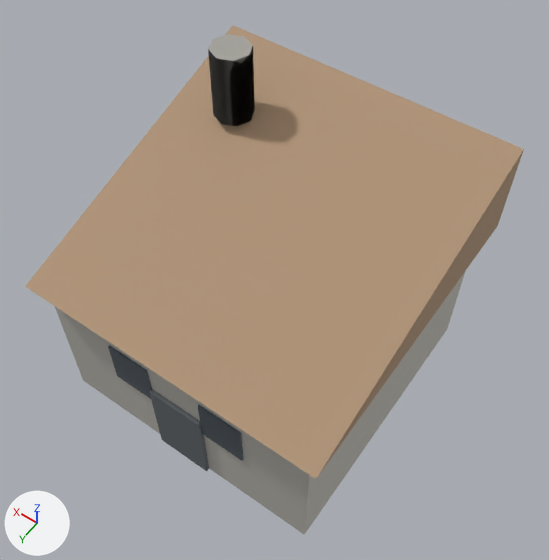
An edit to the glTF model assets/models/civilian_structure.glb, drawn before and after from the same camera.
Rendered twice from a 50 mm camera at (-4.1, 5.6, 10.91) aimed at (-0.18, 0.11, 2.28). The lights are fixed; the arrows at lower left show +X, +Y and +Z. The older version comes first.

Script lines for the objects in view, before the commit:
```python
mat_concrete = principled_material('Concrete')
mat_concrete.base_color = (0.541, 0.522, 0.475)  # light grey #c2bfb7
mat_concrete.roughness = 0.8
mat_concrete_dark = principled_material('Concrete_Dark')
mat_concrete_dark.base_color = (0.369, 0.357, 0.325)  # grey #a4a19a
mat_concrete_dark.roughness = 0.8
mat_dark = principled_material('Dark')
mat_dark.base_color = (0.133, 0.149, 0.161)  # grey #666c70
mat_dark.roughness = 0.85
mat_rust = principled_material('Rust')
mat_rust.base_color = (0.431, 0.29, 0.18)  # beige #af9376
mat_rust.roughness = 0.8
me_body = bpy.data.meshes.new('Body')
me_body.from_pydata(...)  # 76 vertices, 120 faces; spans x -2.4..2.4, y -2.4..2.4, z 0.0..4.85
# faces by material slot: [20, 8, 48, 12, 32]
me_body.materials.append(mat_concrete)  # light grey #c2bfb7
me_body.materials.append(mat_rust)  # beige #af9376
me_body.materials.append(mat_glass)  # greyish blue #4d5861
me_body.materials.append(mat_dark)  # grey #666c70
me_body.materials.append(mat_concrete_dark)  # grey #a4a19a
ob_body = bpy.data.objects.new('Body', me_body)
ob_body.location = (0.0, 0.0, 0.0)
```
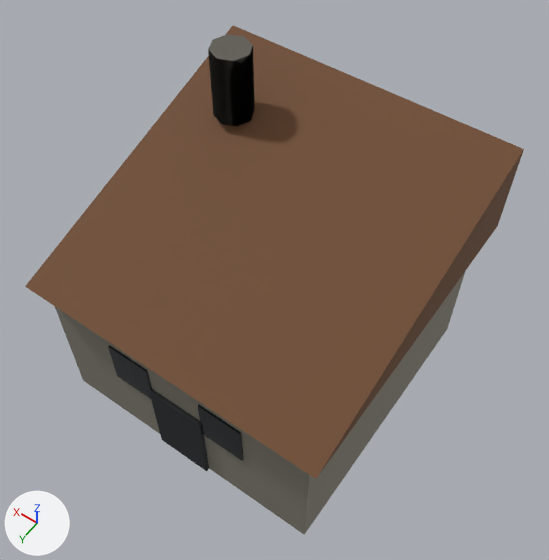
Location of each change, (x1, y1, x2, y2) in pixels of the pictures (549 x 560 px):
'Body', recoloured (beige to brown)
    both: (25, 25, 524, 535)

The change, as a diff of the scene's bpy script:
```diff
--- a/assets/models/civilian_structure.glb.py
+++ b/assets/models/civilian_structure.glb.py
@@ mat_concrete @@
 mat_concrete = principled_material('Concrete')
-mat_concrete.base_color = (0.541, 0.522, 0.475)  # light grey #c2bfb7
+mat_concrete.base_color = (0.254, 0.235, 0.192)  # grey #8a8579
 mat_concrete.roughness = 0.8
@@ mat_rust @@
 mat_rust = principled_material('Rust')
-mat_rust.base_color = (0.431, 0.29, 0.18)  # beige #af9376
+mat_rust.base_color = (0.156, 0.0684, 0.0272)  # brown #6e4a2e
 mat_rust.roughness = 0.8
@@ mat_dark @@
 mat_dark = principled_material('Dark')
-mat_dark.base_color = (0.133, 0.149, 0.161)  # grey #666c70
+mat_dark.base_color = (0.0159, 0.0194, 0.0222)  # black #222629
 mat_dark.roughness = 0.85
@@ mat_concrete_dark @@
 mat_concrete_dark = principled_material('Concrete_Dark')
-mat_concrete_dark.base_color = (0.369, 0.357, 0.325)  # grey #a4a19a
+mat_concrete_dark.base_color = (0.112, 0.105, 0.0862)  # dark grey #5e5b53
 mat_concrete_dark.roughness = 0.8
```
